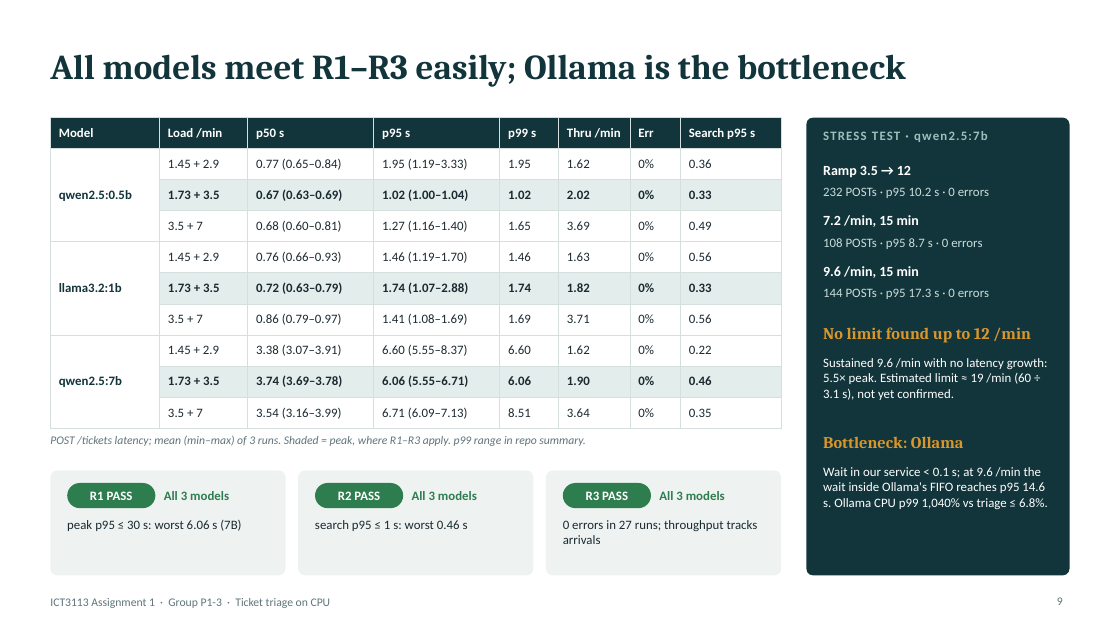
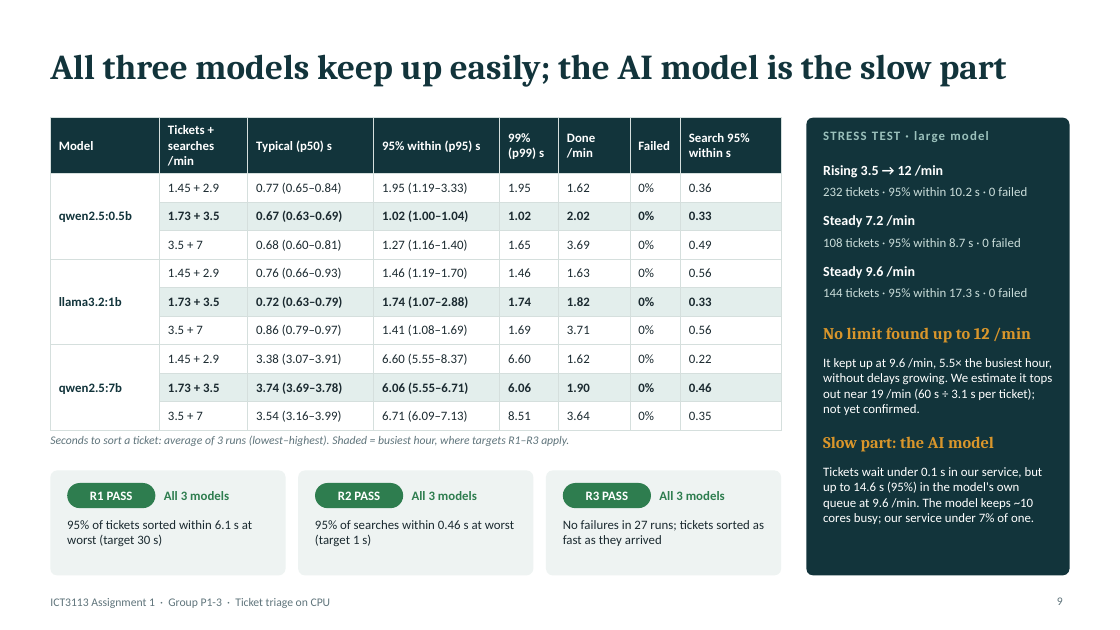
Before and after one commit to asdafsafas/ICT3113_A1_P1-3, a slide deck: slide 9 of slides/Group03.pptx. Drawn at 1120x630 pixels with LibreOffice and Linux fonts; fonts in the diff are those of the drawing. Boxes give left, top, right and bottom in pixels: in the first picture for what was removed or moved away, otherwise in the second. Text is boxed around its words. In the diff, an @@ line names an element or a change of style, - is before the commit and + after.

Commit message:
Reword slides for non-technical readers; add team names and IDs
Slides 1-11 replace jargon with plain descriptions (numbers unchanged).
Cover lists all five members with student IDs. Applies the queued 694/day
and R5 wording fixes.

```diff
--- a/slides/Group03.pptx
+++ b/slides/Group03.pptx
@@ title at [50,54,1006,86]: text changed @@
-All models meet R1–R3 easily; Ollama is the bottleneck
+All three models keep up easily; the AI model is the slow part
@@ table at [50,118,781,426] @@
-row 1: Model | Load /min | p50 s | p95 s | p99 s | Thru /min | Err | Search p95 s
+row 1: Model | Tickets + searches /min | Typical (p50) s | 95% within (p95) s | 99% (p99) s | Done /min | Failed | Search 95% within s
@@ text at [823,131,989,142]: text changed @@
-STRESS TEST · qwen2.5:7b
+STRESS TEST · large model
@@ text at [823,165,943,178]: text changed @@
-Ramp 3.5 → 12
+Rising 3.5 → 12 /min
@@ text at [823,187,1027,196]: text changed @@
-232 POSTs · p95 10.2 s · 0 errors
+232 tickets · 95% within 10.2 s · 0 failed
@@ text at [823,215,915,228]: text changed @@
-7.2 /min, 15 min
+Steady 7.2 /min
@@ text at [823,238,1021,247]: text changed @@
-108 POSTs · p95 8.7 s · 0 errors
+108 tickets · 95% within 8.7 s · 0 failed
@@ text at [823,266,915,279]: text changed @@
-9.6 /min, 15 min
+Steady 9.6 /min
@@ text at [823,288,1027,297]: text changed @@
-144 POSTs · p95 17.3 s · 0 errors
+144 tickets · 95% within 17.3 s · 0 failed
@@ text at [823,358,1053,415]: text changed @@
-Sustained 9.6 /min with no latency growth: 5.5× peak. Estimated limit ≈ 19 /min (60 ÷ 3.1 s), not yet confirmed.
+It kept up at 9.6 /min, 5.5× the busiest hour, without delays growing. We estimate it tops out near 19 /min (60 s ÷ 3.1 s per ticket); not yet confirmed.
@@ text at [50,436,569,446]: text changed @@
-POST /tickets latency; mean (min–max) of 3 runs. Shaded = peak, where R1–R3 apply. p99 range in repo summary.
+Seconds to sort a ticket: average of 3 runs (lowest–highest). Shaded = busiest hour, where targets R1–R3 apply.
@@ text at [823,436,994,452]: text changed @@
-Bottleneck: Ollama
+Slow part: the AI model
@@ text at [823,467,1043,524]: text changed @@
-Wait in our service < 0.1 s; at 9.6 /min the wait inside Ollama's FIFO reaches p95 14.6 s. Ollama CPU p99 1,040% vs triage ≤ 6.8%.
+Tickets wait under 0.1 s in our service, but up to 14.6 s (95%) in the model's own queue at 9.6 /min. The model keeps ~10 cores busy; our service under 7% of one.
@@ text at [67,520,252,546]: text changed @@
-peak p95 ≤ 30 s: worst 6.06 s (7B)
+95% of tickets sorted within 6.1 s at worst (target 30 s)
@@ text at [315,520,514,546]: text changed @@
-search p95 ≤ 1 s: worst 0.46 s
+95% of searches within 0.46 s at worst (target 1 s)
@@ text at [563,520,764,546]: text changed @@
-0 errors in 27 runs; throughput tracks arrivals
+No failures in 27 runs; tickets sorted as fast as they arrived
```
Also in this commit, not shown: 10 other slides changed, 2 other files.
